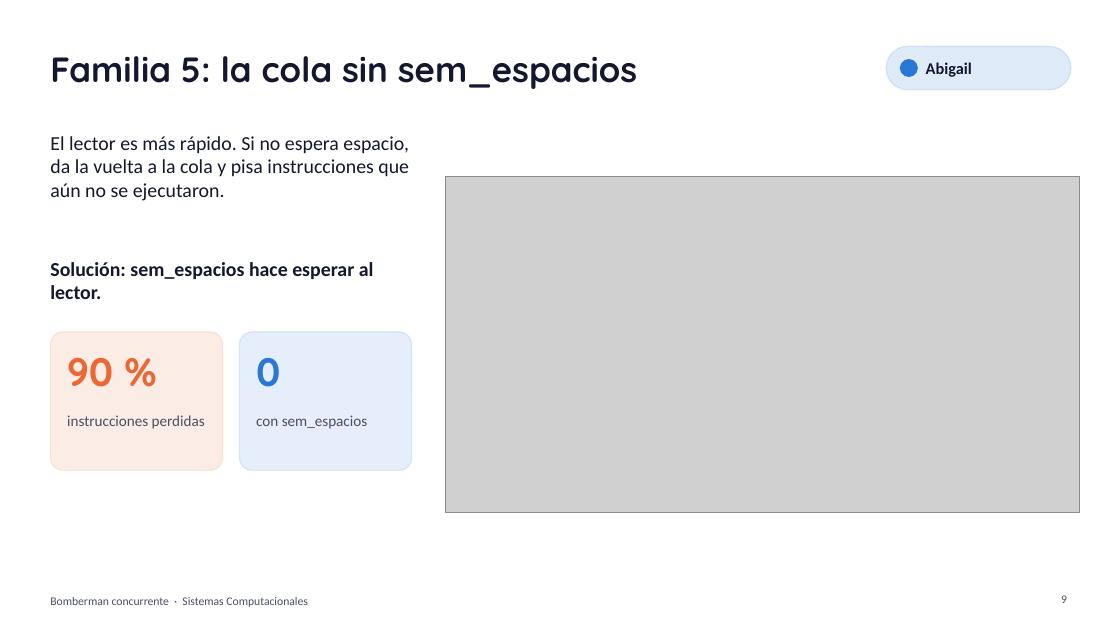
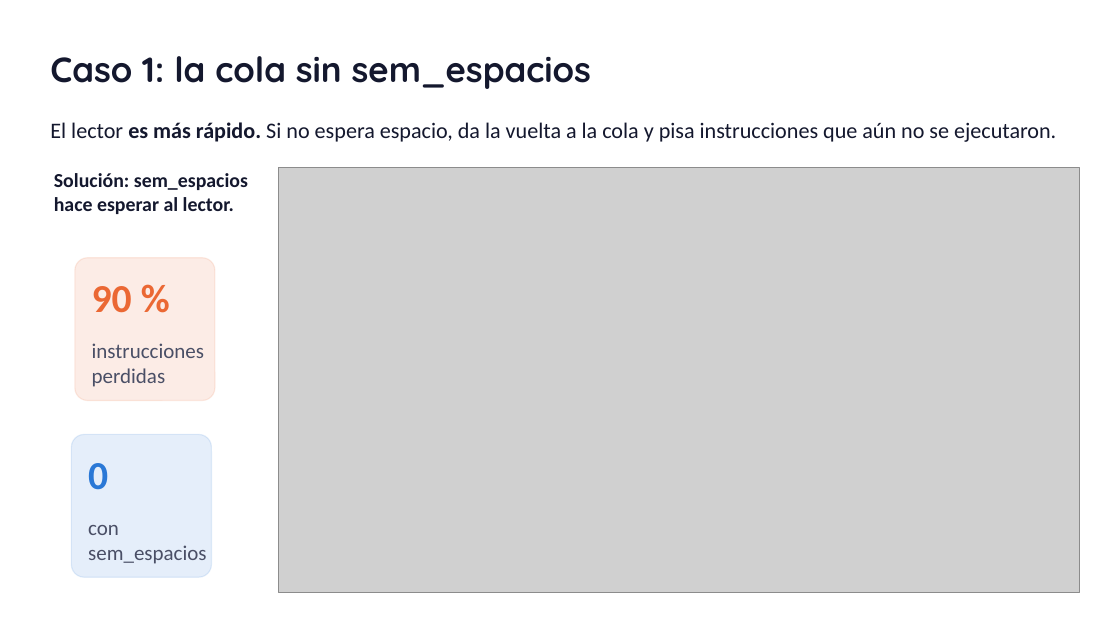
Before and after one commit to JoelxD12O/bomberman-concurrente, a slide deck: slide 8 of docs/presentacion/Bomberman_concurrente.pptx (slide 9 before the commit). Drawn at 1120x630 pixels with LibreOffice and Linux fonts; fonts in the diff are those of the drawing; grey boxes stand for pictures. Boxes give left, top, right and bottom in pixels: in the first picture for what was removed or moved away, otherwise in the second. Text is boxed around its words. In the diff, an @@ line names an element or a change of style, - is before the commit and + after.

```diff
--- a/docs/presentacion/Bomberman_concurrente.pptx
+++ b/docs/presentacion/Bomberman_concurrente.pptx
@@ title at bbox=[50, 56, 591, 89]: text changed @@
-Familia 5: la cola sin sem_espacios
+Caso 1: la cola sin sem_espacios
@@ rounded rectangle removed at bbox=[886, 46, 1071, 90] @@
@@ ellipse removed at bbox=[901, 60, 918, 76] @@
@@ text removed at bbox=[926, 62, 972, 77] @@
-Abigail
@@ text "El lector es más rápido. ...": place and size @@
-text "El lector es más rápido. ..." at bbox=[50, 136, 409, 201]
+text "El lector es más rápido. ..." at bbox=[50, 122, 1056, 142]
@@ text "El lector es más rápido. ..." at bbox=[50, 122, 1056, 142]: size 17 to 19 pt; bold on in "es más rápido." @@
@@ text "Solución: sem_espacios hace esperar al ..." rewrapped from bbox=[50, 262, 374, 299] to bbox=[54, 173, 248, 214] @@
@@ picture: place and size @@
-picture at bbox=[445, 176, 1080, 513]
+picture at bbox=[279, 168, 1080, 593]
@@ rounded rectangle: place and size @@
-rounded rectangle at bbox=[50, 332, 223, 471]
+rounded rectangle at bbox=[75, 258, 215, 401]
@@ text "90 %": place and size @@
-text "90 %" at bbox=[67, 357, 113, 387]
+text "90 %" at bbox=[92, 286, 132, 313]
@@ text "90 %" at bbox=[92, 286, 132, 313]: font Quicksand to Calibri @@
@@ text "instrucciones perdidas": place and size @@
-text "instrucciones perdidas" at bbox=[67, 415, 205, 429]
+text "instrucciones perdidas" at bbox=[92, 343, 204, 387]
@@ text "instrucciones perdidas" at bbox=[92, 343, 204, 387]: size 13 to 18 pt @@
@@ rounded rectangle: place and size @@
-rounded rectangle at bbox=[239, 332, 412, 471]
+rounded rectangle at bbox=[71, 434, 212, 577]
@@ text "0" at bbox=[88, 463, 108, 490]: font Quicksand to Calibri @@
@@ text "0": place and size @@
-text "0" at bbox=[256, 358, 280, 387]
+text "0" at bbox=[88, 463, 108, 490]
@@ text "con sem_espacios" at bbox=[88, 525, 207, 564]: size 13 to 18 pt @@
@@ text "con sem_espacios": place and size @@
-text "con sem_espacios" at bbox=[256, 415, 367, 429]
+text "con sem_espacios" at bbox=[88, 525, 207, 564]
@@ text removed at bbox=[50, 597, 308, 607] @@
-Bomberman concurrente · Sistemas Computacionales
@@ page number removed at bbox=[1061, 595, 1067, 603] @@
-9
```
Also in this commit, not shown: 15 other slides changed, 9 slides added, 3 slides removed, 1 other file.
